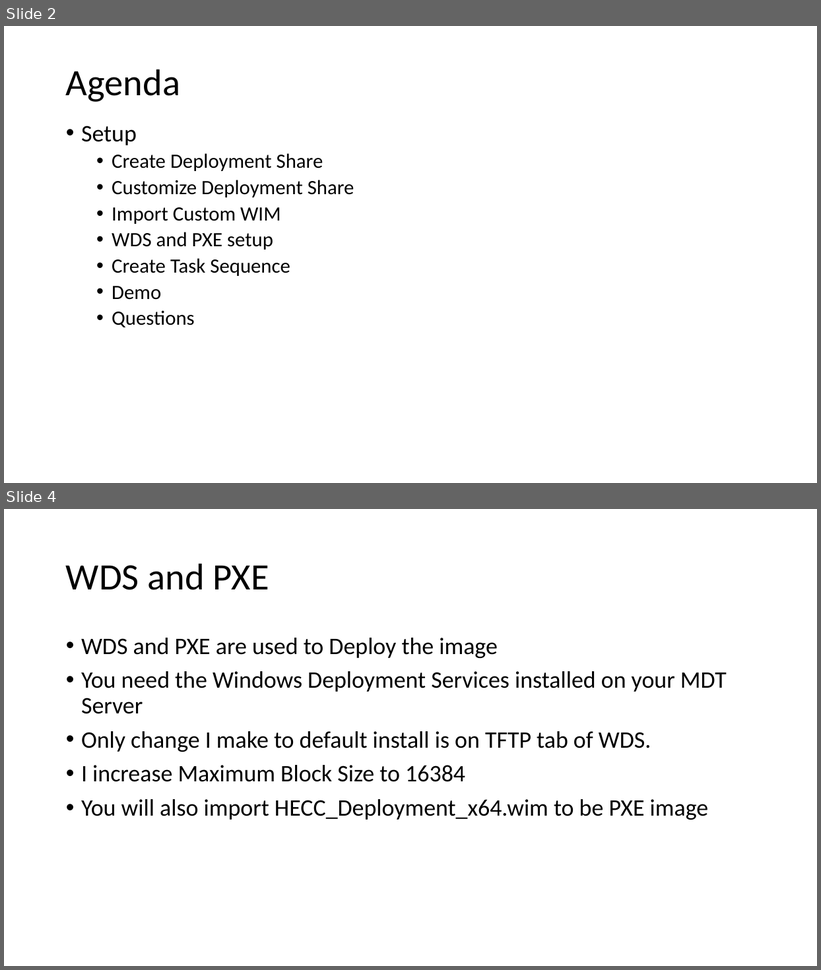
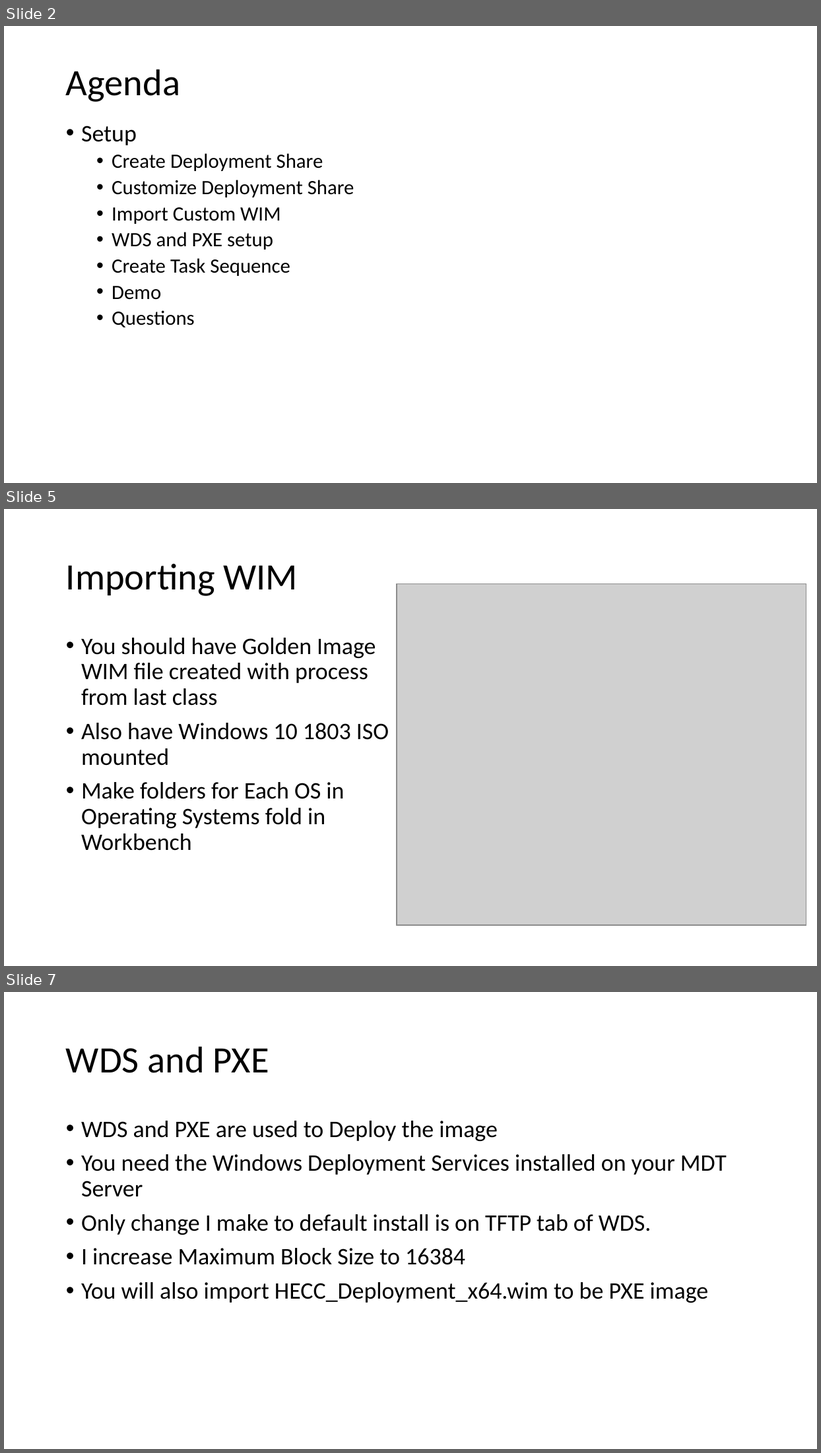
Before and after one commit to fydexx/HECC-2018, a slide deck: Part_02/Section01.pptx. Shown one above the other, each under a label of ours: slides 2 and 4 before the commit, slides 2, 5 and 7 after it; the slides between them are not shown. The pictures are 821x970 and 821x1453 pixels, drawn with LibreOffice and Linux fonts; fonts in the diff are those of the drawing; grey boxes stand for pictures. Boxes give left, top, right and bottom in pixels: in the first picture for what was removed or moved away, otherwise in the second. Text is boxed around its words. In the diff, an @@ line names an element or a change of style, - is before the commit and + after.

```diff
--- a/Part_02/Section01.pptx
+++ b/Part_02/Section01.pptx
@@ slide 5 added at (x1=4, y1=509, x2=817, y2=966), background #FFFFFF @@
@@ title added at (x1=66, y1=564, x2=298, y2=596), 44 pt, text #000000 @@
+Importing WIM
@@ picture added at (x1=397, y1=586, x2=806, y2=923) @@
@@ picture added at (x1=397, y1=584, x2=806, y2=925) @@
@@ picture added at (x1=397, y1=584, x2=807, y2=925) @@
@@ picture added at (x1=397, y1=584, x2=807, y2=925) @@
@@ picture added at (x1=397, y1=584, x2=806, y2=925) @@
@@ text added at (x1=81, y1=638, x2=389, y2=851), 28 pt, text #000000 @@
+• You should have Golden Image WIM file created with process from last class
+• Also have Windows 10 1803 ISO mounted
+• Make folders for Each OS in Operating Systems fold in Workbench
@@ what was slide 4 is now slide 7 @@
```
Also in this commit, not shown: 2 slides changed, 2 other slides added.
